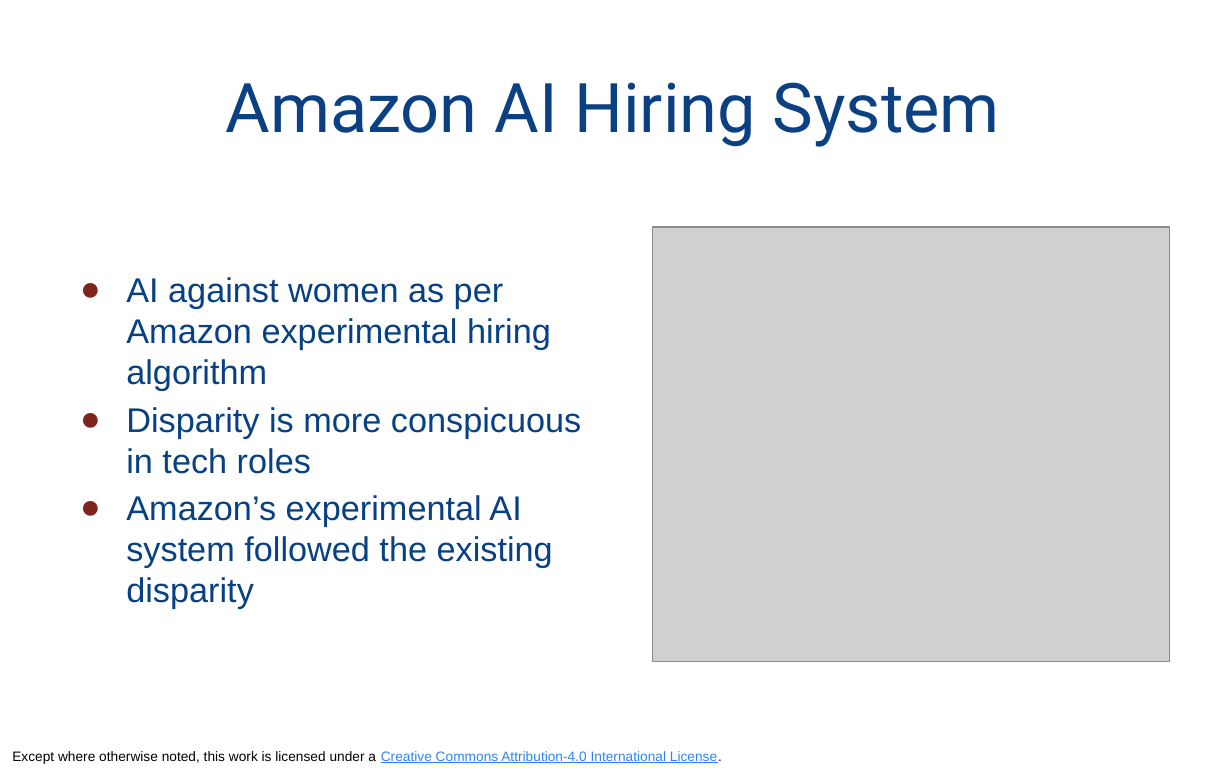
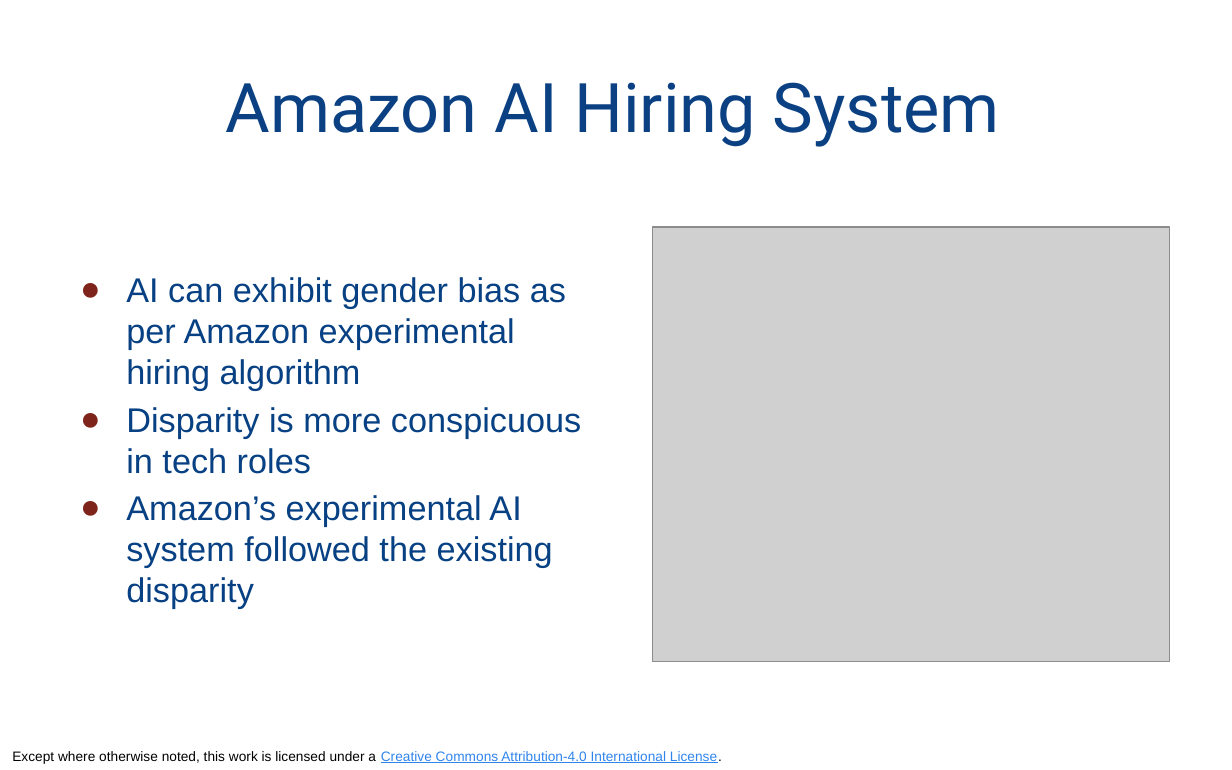
Before and after one commit to odpi/OpenDS4All, a slide deck: slide 4 of opends4all-resources/opends4all-ethics/AI-TRUST-Fairness-Aif360-intermediate.pptx. Drawn at 1232x770 pixels with LibreOffice and Linux fonts; fonts in the diff are those of the drawing; grey boxes stand for pictures. Boxes give left, top, right and bottom in pixels: in the first picture for what was removed or moved away, otherwise in the second. Text is boxed around its words. In the diff, an @@ line names an element or a change of style, - is before the commit and + after.

```diff
--- a/opends4all-resources/opends4all-ethics/AI-TRUST-Fairness-Aif360-intermediate.pptx
+++ b/opends4all-resources/opends4all-ethics/AI-TRUST-Fairness-Aif360-intermediate.pptx
@@ text at <box>126,277,566,391</box>: text changed @@
-● AI against women as per Amazon experimental hiring algorithm
+● AI can exhibit gender bias as per Amazon experimental hiring algorithm
```
Also in this commit, not shown: 6 other slides changed, 5 slides added, 1 other file.
